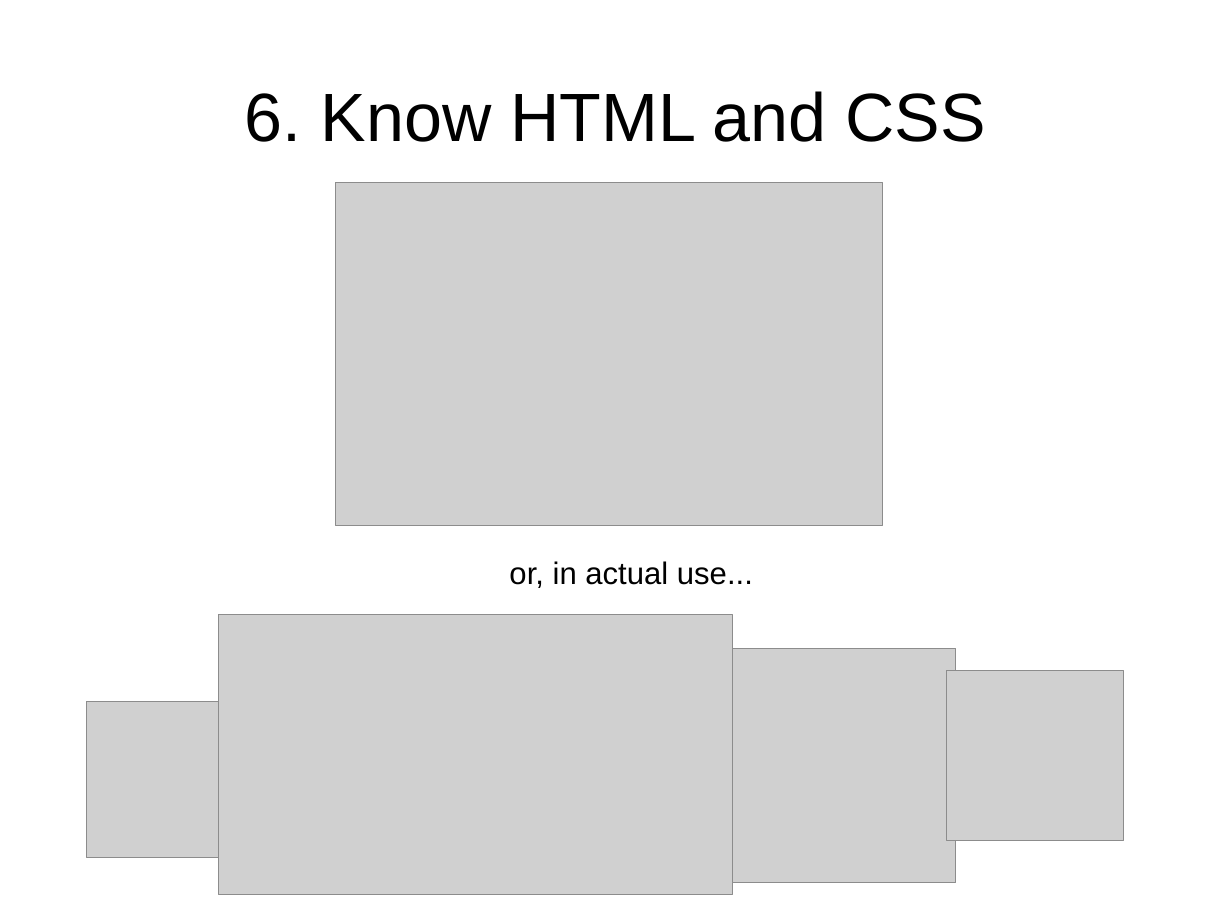
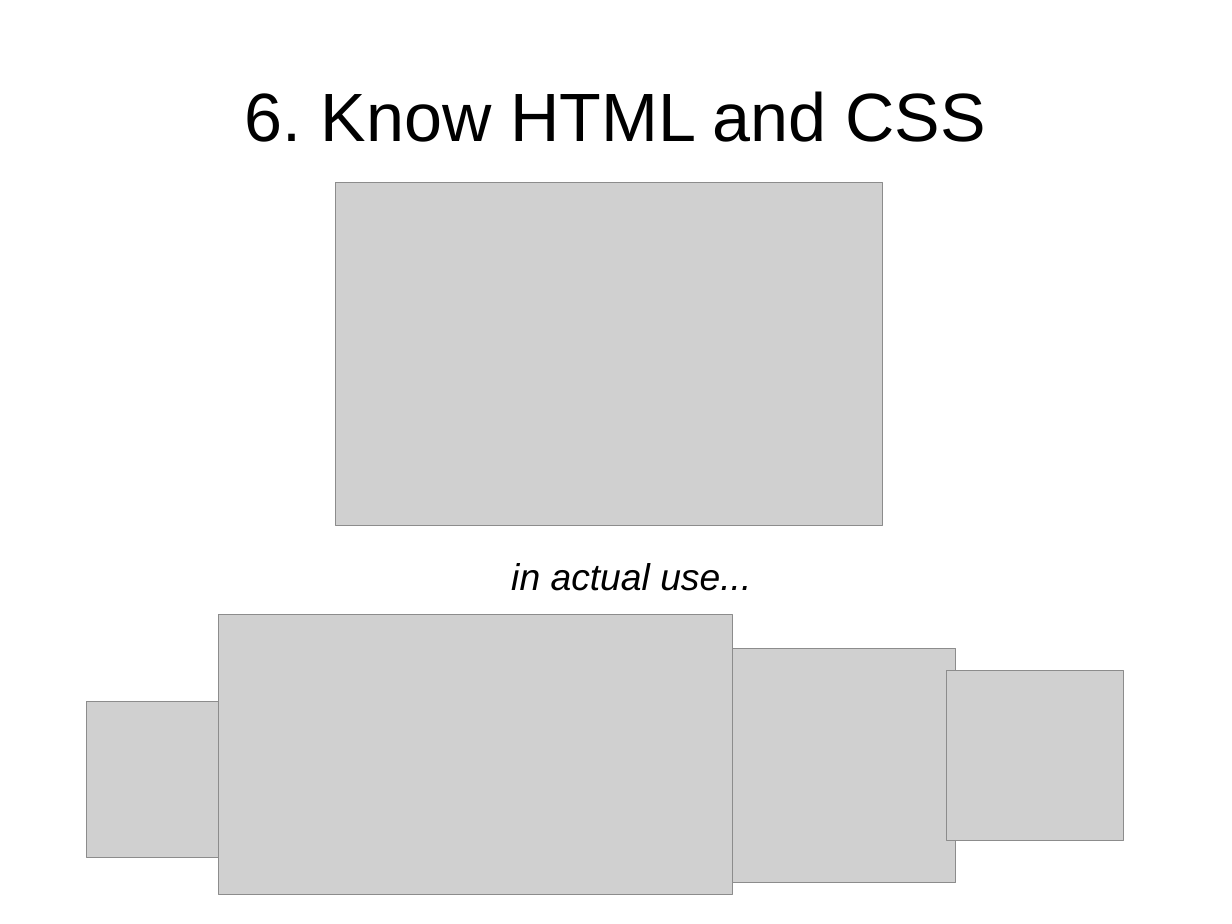
Before and after one commit to cpske/ISP, a slide deck: slide 8 of introduction/Jomzap-Recommendations.odp. Drawn at 1232x924 pixels with LibreOffice and Linux fonts; fonts in the diff are those of the drawing; grey boxes stand for pictures. Boxes give left, top, right and bottom in pixels: in the first picture for what was removed or moved away, otherwise in the second. Text is boxed around its words. In the diff, an @@ line names an element or a change of style, - is before the commit and + after.

Commit message:
improve intro slides and text

```diff
--- a/introduction/Jomzap-Recommendations.odp
+++ b/introduction/Jomzap-Recommendations.odp
@@ text at <box>511,563,751,591</box>: text changed; size 20 to 24 pt; italic on @@
-or, in actual use...
+in actual use...
```
Also in this commit, not shown: 2 other slides changed, 2 slides added, 3 other files.
